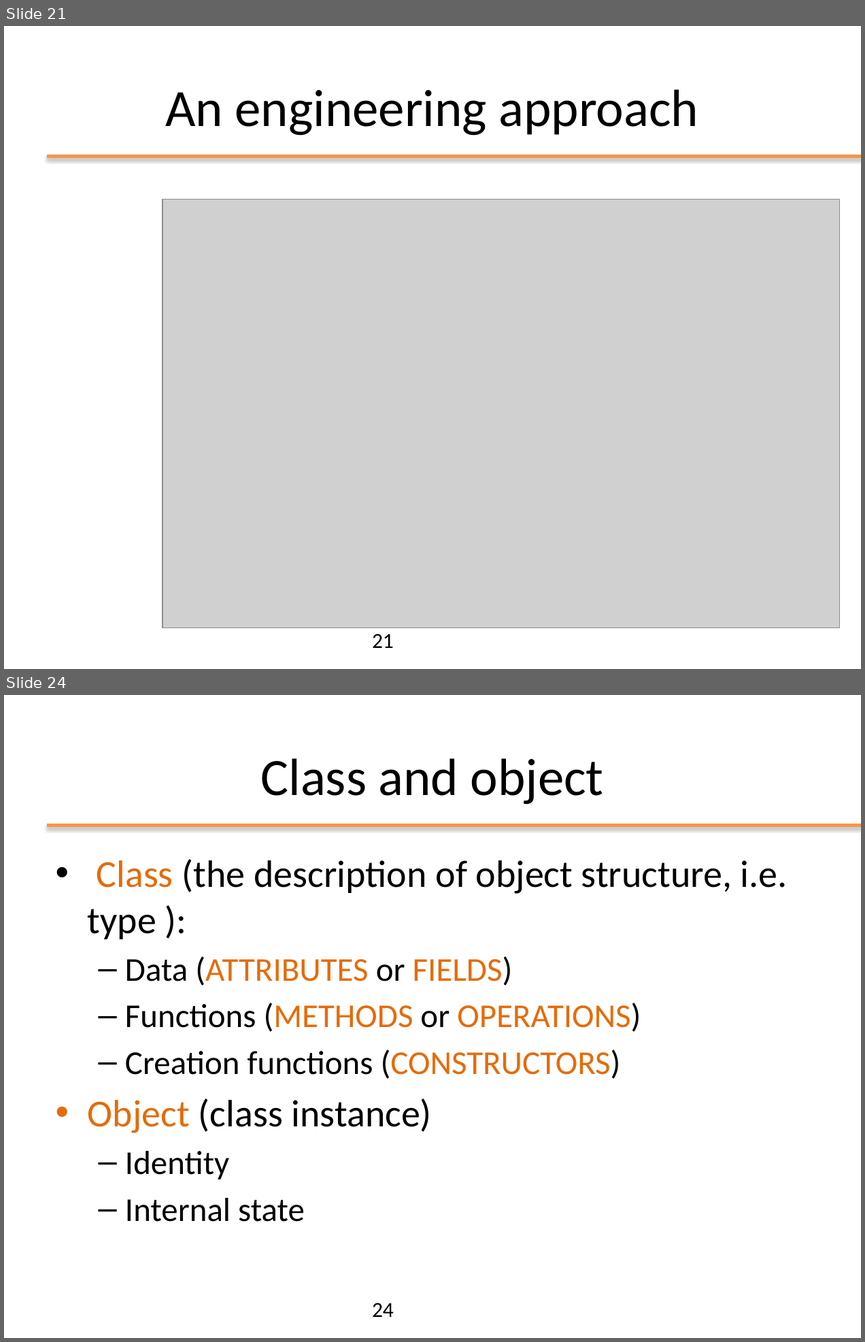
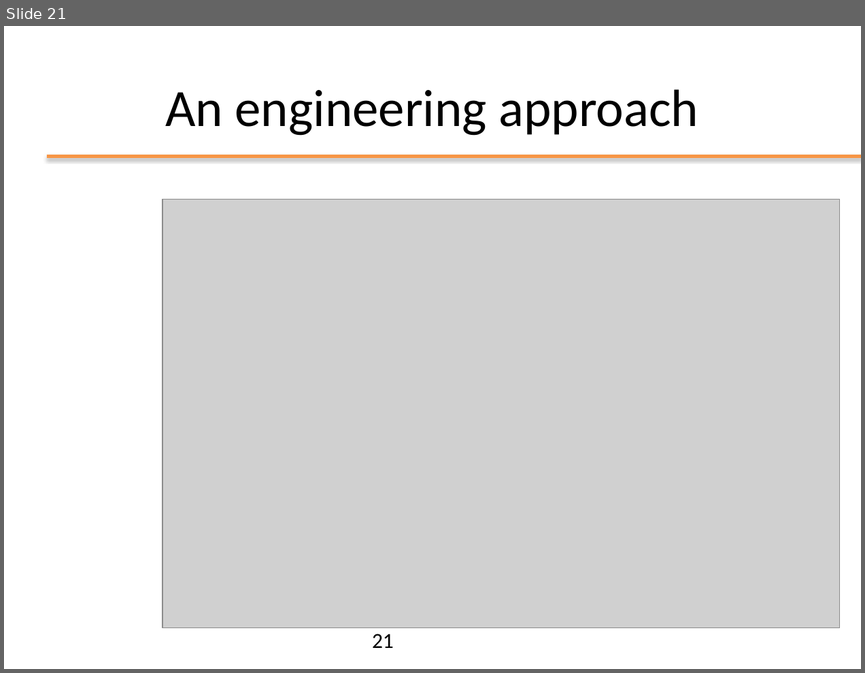
Before and after one commit to plctechnician/ooprogramming, a slide deck: java/slides/ppt/01 - Java From Functions to Objects.pptx. Shown one above the other, each under a label of ours: slides 21 and 24 before the commit, slide 21 after it; the slides between them are not shown. The pictures are 865x1342 and 865x673 pixels, drawn with LibreOffice and Linux fonts; fonts in the diff are those of the drawing; grey boxes stand for pictures; background and template pictures are left out. Boxes give left, top, right and bottom in pixels: in the first picture for what was removed or moved away, otherwise in the second. Text is boxed around its words. In the diff, an @@ line names an element or a change of style, - is before the commit and + after.

```diff
--- a/java/slides/ppt/01 - Java From Functions to Objects.pptx
+++ b/java/slides/ppt/01 - Java From Functions to Objects.pptx
@@ slide 24 removed at [4,695,861,1338], background #FFFFFF; not listed: 1 template element that a slide beside it also shows @@
@@ title removed at [260,758,604,804] @@
-Class and object
@@ text removed at [88,859,787,1221] @@
-• Class (the description of object structure, i.e. type ):
-  – Data (ATTRIBUTES or FIELDS)
-  – Functions (METHODS or OPERATIONS)
-  – Creation functions (CONSTRUCTORS)
-• Object (class instance)
-  – Identity
-  – Internal state
@@ page number removed at [372,1302,394,1317] @@
-24
```
Also in this commit, not shown: 18 slides changed, 3 slides added, 7 other slides removed, 1 other file.
